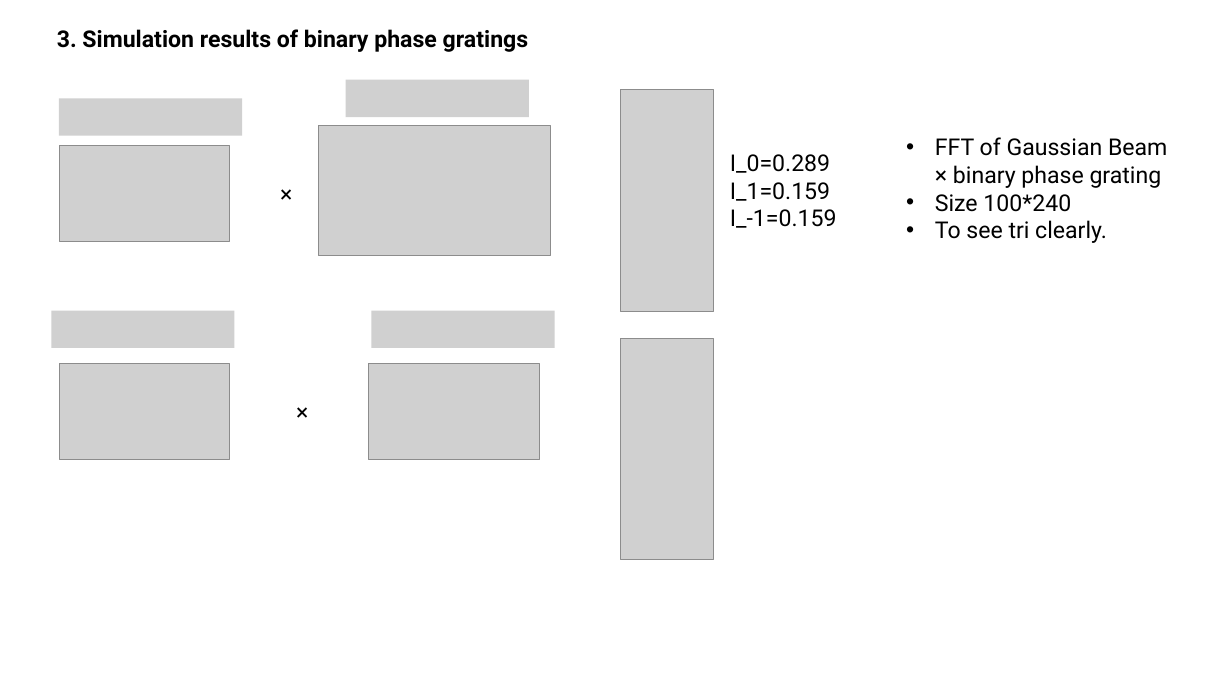
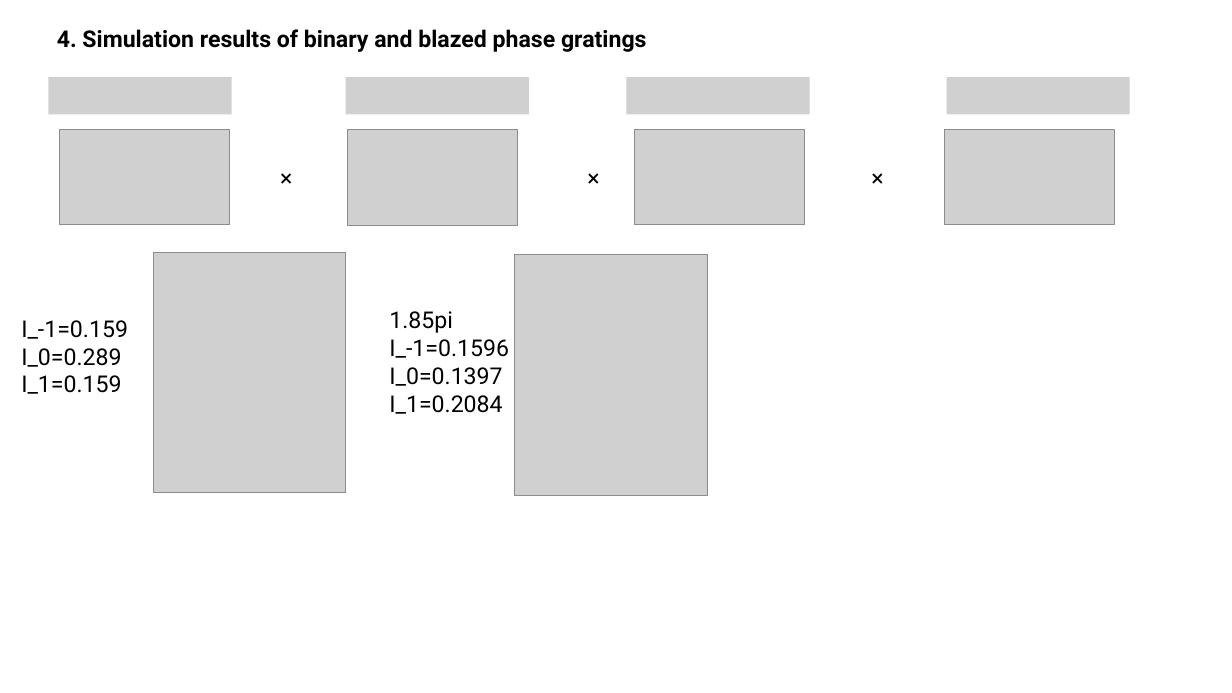
Before and after one commit to SSSSSGGGGGG/Computer-Generate-Hologram, a slide deck: slide 5 of Simulation of phase gratings_not 2pi.pptx (slide 4 before the commit). Drawn at 1232x693 pixels with LibreOffice and Linux fonts; fonts in the diff are those of the drawing; grey boxes stand for pictures. Boxes give left, top, right and bottom in pixels: in the first picture for what was removed or moved away, otherwise in the second. Text is boxed around its words. In the diff, an @@ line names an element or a change of style, - is before the commit and + after.

```diff
--- a/Simulation of phase gratings_not 2pi.pptx
+++ b/Simulation of phase gratings_not 2pi.pptx
@@ text at (57,29,647,52): text changed @@
-3. Simulation results of binary phase gratings
+4. Simulation results of binary and blazed phase gratings
@@ picture: place and size @@
-picture at (59,99,242,136)
+picture at (48,78,231,115)
@@ picture added at (627,78,810,115) @@
@@ picture added at (946,78,1129,115) @@
@@ picture: place and size @@
-picture at (59,145,229,241)
+picture at (59,129,229,226)
@@ picture: place and size @@
-picture at (319,126,551,256)
+picture at (348,129,518,226)
@@ text removed at (935,137,1167,243) @@
-• FFT of Gaussian Beam × binary phase grating
-• Size 100*240
-• To see tri clearly.
@@ text "×": place and size @@
-text "×" at (271,175,307,212)
+text "×" at (271,158,307,195)
@@ text added at (579,158,615,195), 18 pt, text #000000 @@
+×
@@ 2 pictures, 1 text: place and size @@
-2 pictures, 1 text at (59,363,539,459)
+2 pictures, 1 text at (634,129,1115,226)
@@ text at (730,209,837,228): paragraph removed @@
-I_-1=0.159
@@ picture: place and size @@
-picture at (621,90,714,311)
+picture at (153,252,346,493)
@@ picture: place and size @@
-picture at (621,338,714,560)
+picture at (515,255,707,495)
@@ text "I_-1=0.159": place and size @@
-text "I_-1=0.159" at (730,154,837,228)
+text "I_-1=0.159" at (21,320,128,394)
@@ text at (21,320,128,339): paragraph added @@
+I_-1=0.159
@@ picture removed at (51,311,234,348) @@
@@ picture removed at (372,311,555,348) @@
@@ text added at (389,311,509,414), 18 pt, text #000000 @@
+1.85pi
+I_-1=0.1596
+I_0=0.1397
+I_1=0.2084
```
Also in this commit, not shown: 3 other slides changed, 6 slides added, 24 other files.
